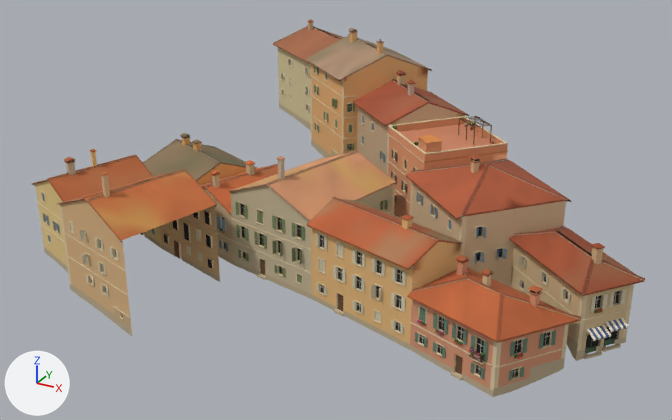
One commit to the glTF model games/yorimichi/assets/belmonte/meshes/SM_BM_BT_blk_11.glb: the scene before it, then after it.
Before and after are seen from a 50 mm lens placed at (52.8, -107.5, 56.1), pointed at (-3.6, -4.9, 4.8). Lighting does not change. The marker at lower left points along +X, +Y and +Z. The picture after the commit comes second. Vertices at exactly the same position are counted once.

Objects in the first picture: 'SM_BM_BT_blk_11'.
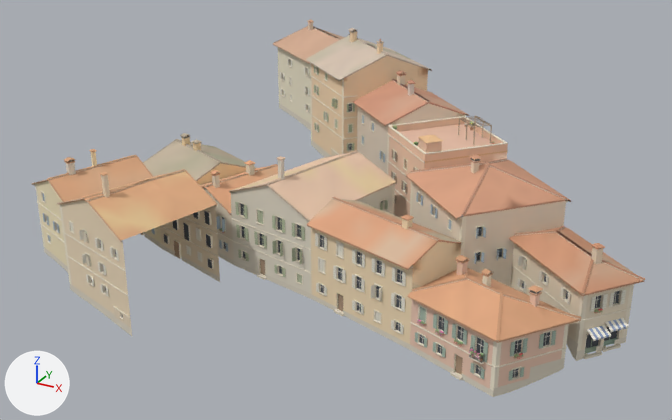
Diff of the bpy script that builds the scene:
```diff
--- a/games/yorimichi/assets/belmonte/meshes/SM_BM_BT_blk_11.glb.py
+++ b/games/yorimichi/assets/belmonte/meshes/SM_BM_BT_blk_11.glb.py
@@ me_sm_bt_blk_11 @@
 me_sm_bt_blk_11.from_pydata(...)  # 41889 vertices, 47297 faces; spans x -39.1..39.4, y -35.7..36.1, z -2.3..24.3
 # used by ob_sm_bm_bt_blk_11; location = (0.0, 0.0, 0.0)
+# me_sm_bt_blk_11 part 1: 11276 faces centred in x -39.1..39.3, y -35.1..35.6, z -1.0..24.3 are repainted in the vertex colours; the middle colour goes from beige #ccb085 to beige #e7d8bf
+# me_sm_bt_blk_11 part 2: 36021 faces centred in x -39.1..38.9, y -35.6..36.0, z -2.1..24.3 are repainted in the vertex colours; the middle colour goes from beige #d7b896 to pale yellow #edddca
 me_sm_bt_blk_11.materials.append(mat_bm_000_m_stone_010)
```

Changed parts and their boxes (x1, y1, x2, y2) in the pictures (672 x 420 px):
part 1 of me_sm_bt_blk_11, recoloured (lighter): (31, 19, 634, 384) in both
part 2 of me_sm_bt_blk_11, recoloured (beige to pale yellow): (32, 21, 645, 397) in both
